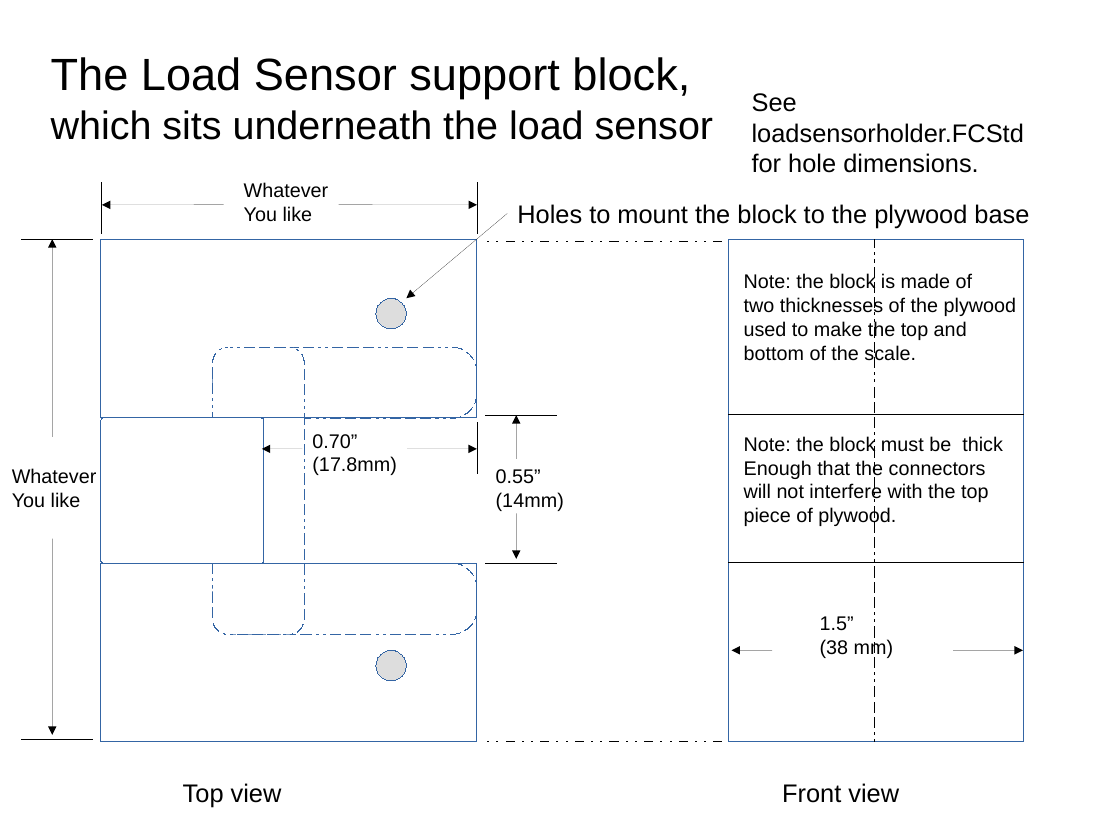
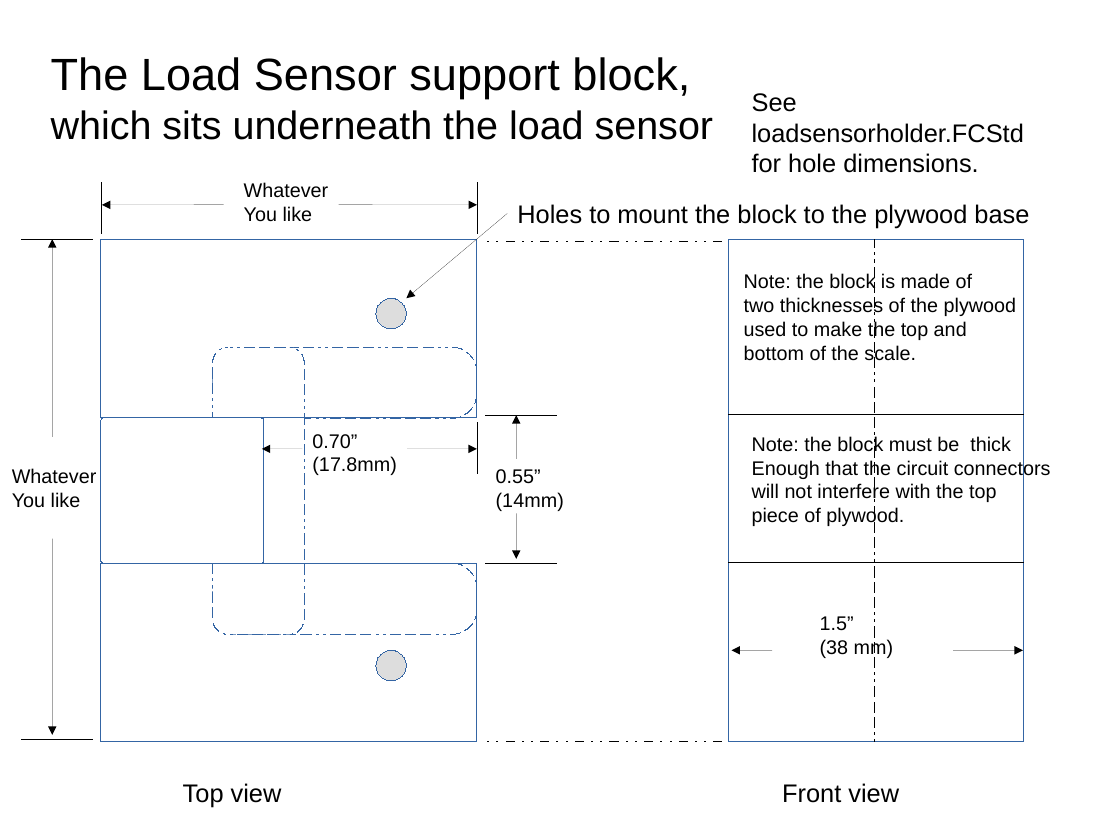
Before and after one commit to bneedhamia/CurieBLEWeightMonitor, a slide deck: slide 5 of MechanicalNotes.odp (slide 2 before the commit). Drawn at 1120x840 pixels with LibreOffice and Linux fonts; fonts in the diff are those of the drawing. Boxes give left, top, right and bottom in pixels: in the first picture for what was removed or moved away, otherwise in the second. Text is boxed around its words. In the diff, an @@ line names an element or a change of style, - is before the commit and + after.

```diff
--- a/MechanicalNotes.odp
+++ b/MechanicalNotes.odp
@@ text "Note: the block must be ...": place and size @@
-text "Note: the block must be ..." at bbox=[744, 436, 1003, 527]
+text "Note: the block must be ..." at bbox=[752, 436, 1051, 527]
@@ text at bbox=[752, 459, 1051, 479]: text changed @@
-Enough that the connectors
+Enough that the circuit connectors
```
Also in this commit, not shown: 3 slides added.
